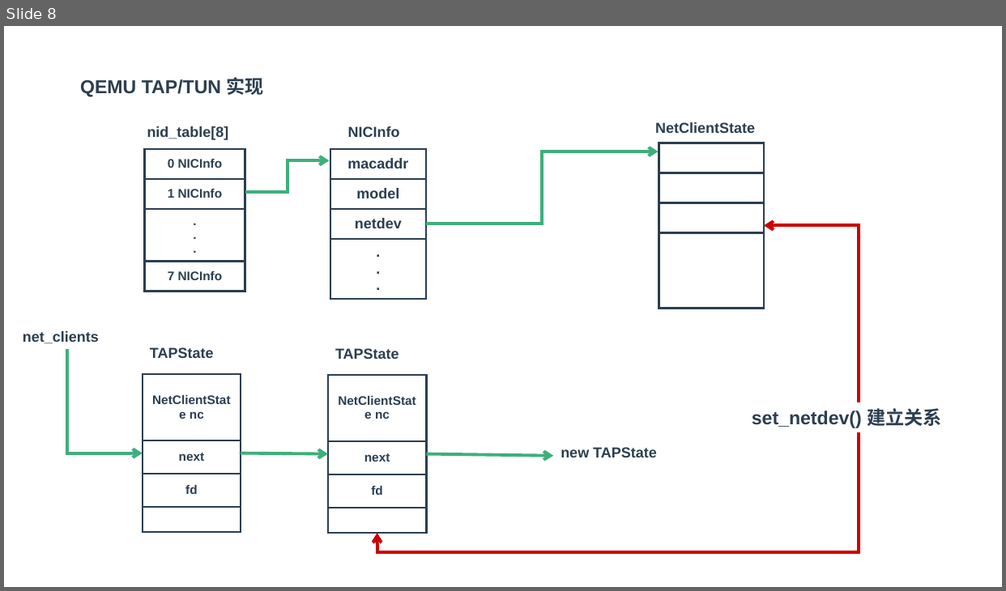
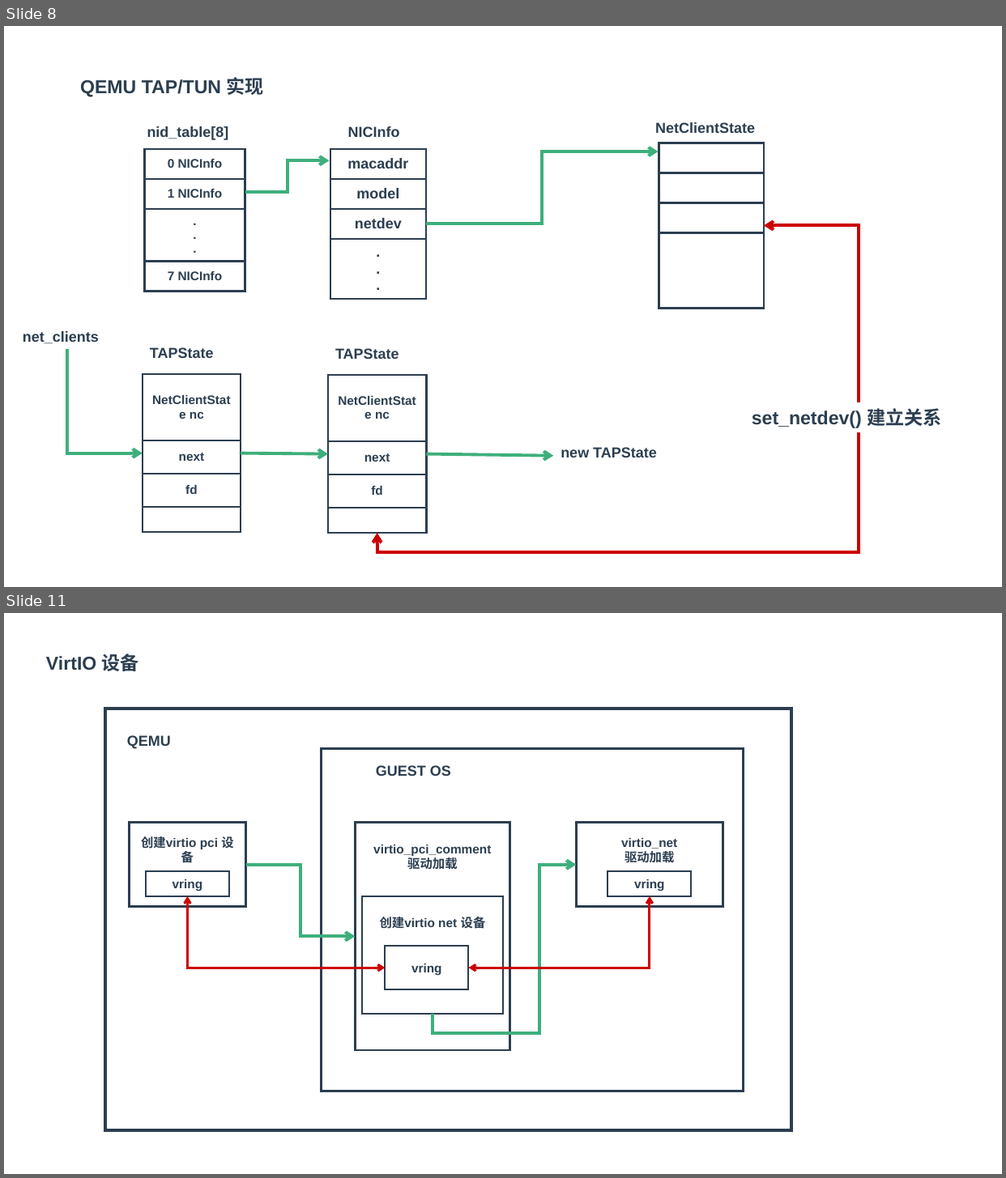
Before and after one commit to zaiqiang-dong/zaiqiang, a slide deck: picture/qemu/qemu.pptx. Shown one above the other, each under a label of ours: slide 8 before the commit, slides 8 and 11 after it; the slides between them are not shown. The pictures are 1006x591 and 1006x1178 pixels, drawn with LibreOffice and Linux fonts; fonts in the diff are those of the drawing. Boxes give left, top, right and bottom in pixels: in the first picture for what was removed or moved away, otherwise in the second. Text is boxed around its words. In the diff, an @@ line names an element or a change of style, - is before the commit and + after.

```diff
--- a/picture/qemu/qemu.pptx
+++ b/picture/qemu/qemu.pptx
@@ slide 11 added at [4, 613, 1002, 1174], background #FFFFFF @@
@@ text added at [46, 653, 139, 671], 18 pt, text #2C3E50, bold @@
+VirtIO 设备
@@ rectangle added at [105, 709, 791, 1131], outline #2C3E50 3 pt @@
@@ text added at [127, 735, 171, 749], 14 pt, text #2C3E50, bold @@
+QEMU
@@ rectangle added at [322, 749, 744, 1092], outline #2C3E50 2.25 pt @@
@@ text added at [376, 765, 451, 776], 14 pt, text #2C3E50, bold @@
+GUEST OS
@@ rectangle added at [129, 823, 246, 907], outline #2C3E50 2.25 pt, 12 pt, text #2C3E50, bold @@
+创建virtio pci 设备
@@ rectangle added at [355, 823, 510, 1050], outline #2C3E50 2.25 pt, 12 pt, text #2C3E50, bold @@
+virtio_pci_comment
+驱动加载
@@ rectangle added at [576, 823, 722, 907], outline #2C3E50 2.25 pt, 12 pt, text #2C3E50, bold @@
+virtio_net
+驱动加载
@@ rectangle added at [146, 872, 229, 897], outline #2C3E50 1.5 pt, 12 pt, text #2C3E50, bold @@
+vring
@@ elbow arrow added from (246, 865) to (355, 936), #3EAF7C 3 pt @@
@@ elbow arrow added from (433, 1013) to (576, 865), #3EAF7C 3 pt @@
@@ rectangle added at [608, 872, 692, 897], outline #2C3E50 1.5 pt, 12 pt, text #2C3E50, bold @@
+vring
@@ elbow double arrow added from (385, 968) to (187, 897), #CC0000 2.25 pt @@
@@ rectangle added at [362, 897, 503, 1014], outline #2C3E50 1.5 pt, 12 pt, text #2C3E50, bold @@
+创建virtio net 设备
@@ elbow double arrow added from (650, 897) to (469, 968), #CC0000 2.25 pt @@
@@ rectangle added at [385, 946, 469, 990], outline #2C3E50 1.5 pt, 12 pt, text #2C3E50, bold @@
+vring
```
Also in this commit, not shown: 3 slides changed, 7 other slides added, 1 slide removed, 2 other files.
